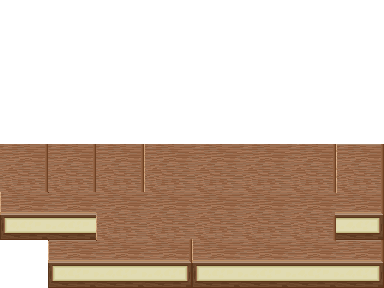
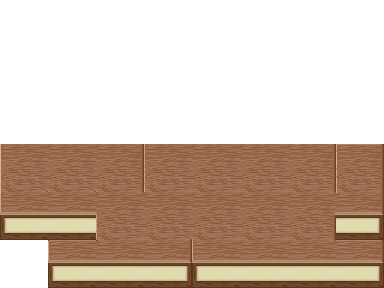
Layer changes from the first 384px x 288px image to the second:
pixels changed over [0, 144, 145, 194] (layer not identified)
